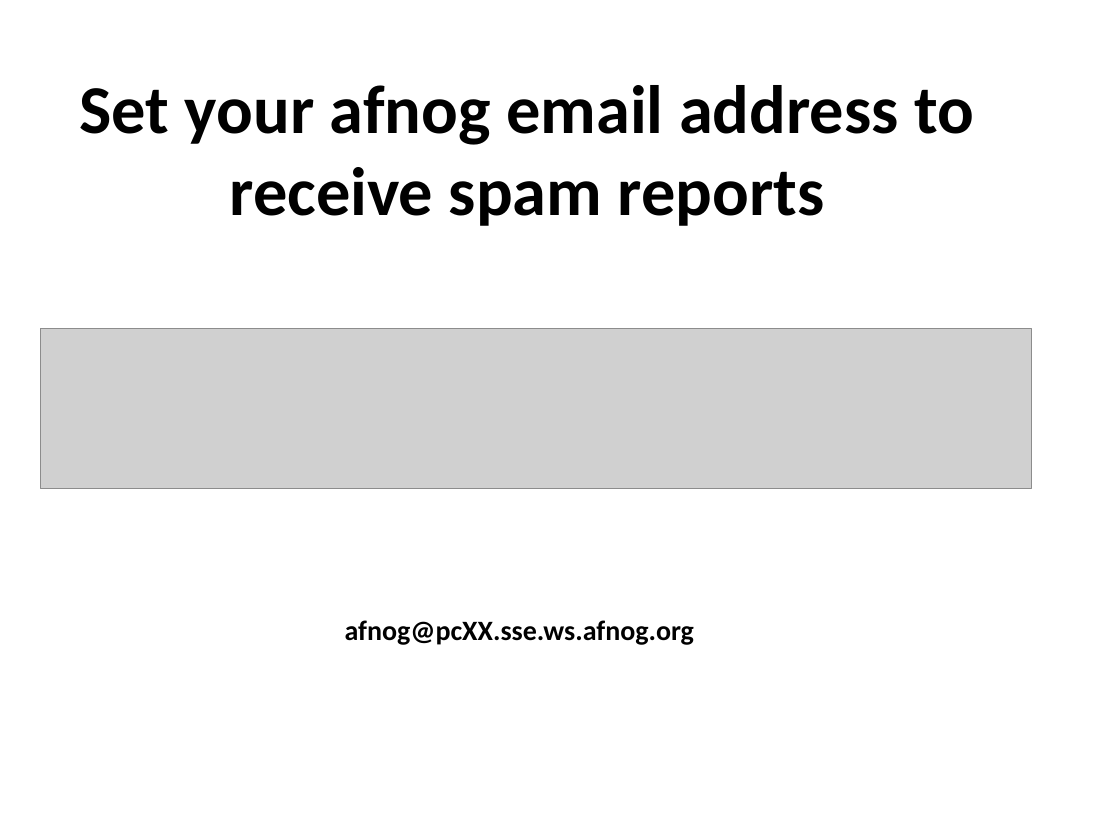
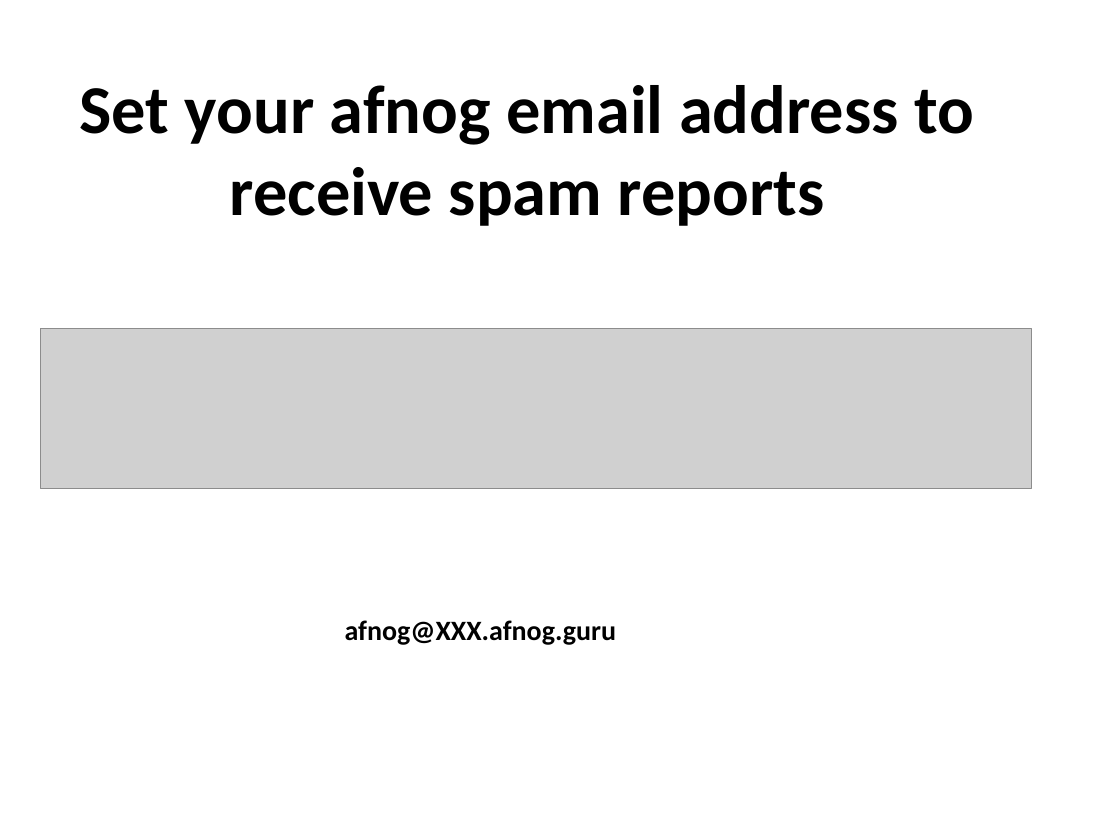
Before and after one commit to afnog/sse, a slide deck: slide 12 of postfix/mailgateway-pt2.pptx. Drawn at 1120x840 pixels with LibreOffice and Linux fonts; fonts in the diff are those of the drawing; grey boxes stand for pictures. Boxes give left, top, right and bottom in pixels: in the first picture for what was removed or moved away, otherwise in the second. Text is boxed around its words. In the diff, an @@ line names an element or a change of style, - is before the commit and + after.

Commit message:
/ ‘postfix/mailgateway-pt2.pptx’

```diff
--- a/postfix/mailgateway-pt2.pptx
+++ b/postfix/mailgateway-pt2.pptx
@@ text at [345, 620, 616, 645]: text changed @@
-afnog@pcXX.sse.ws.afnog.org
+afnog@XXX.afnog.guru
```
